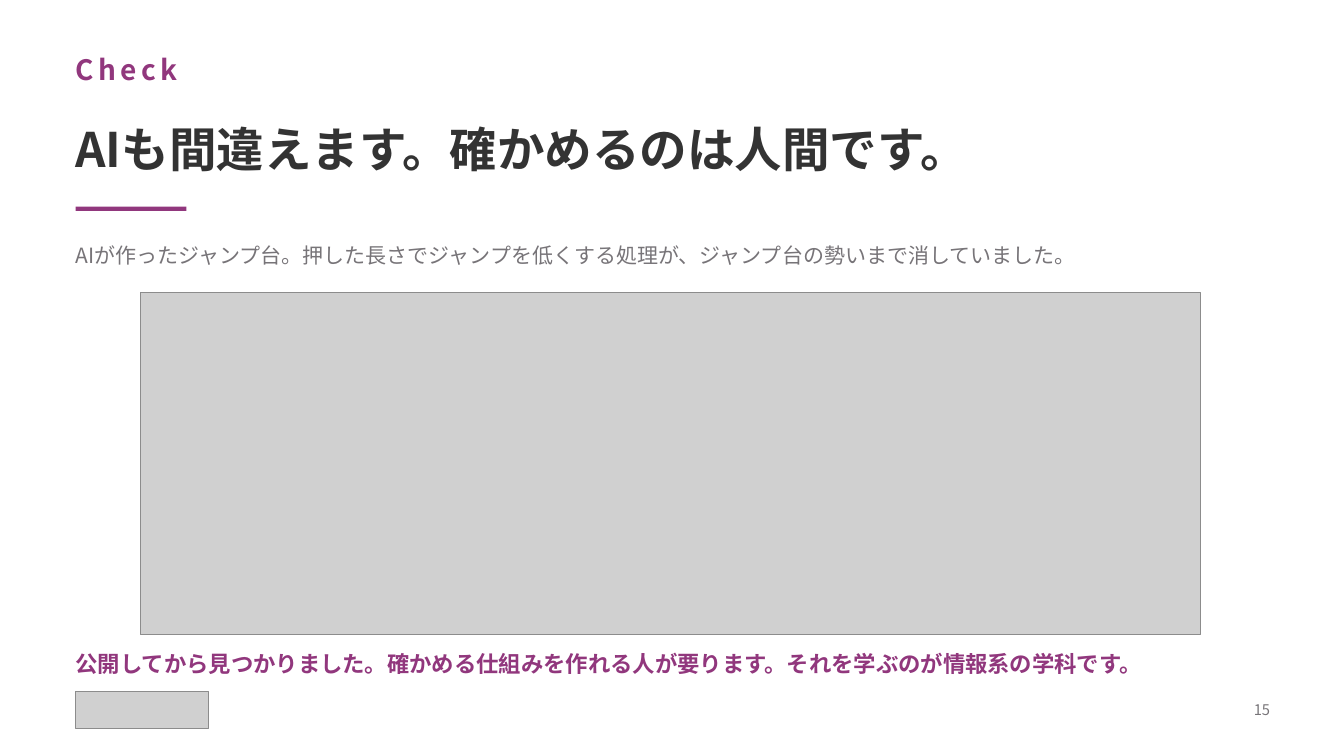
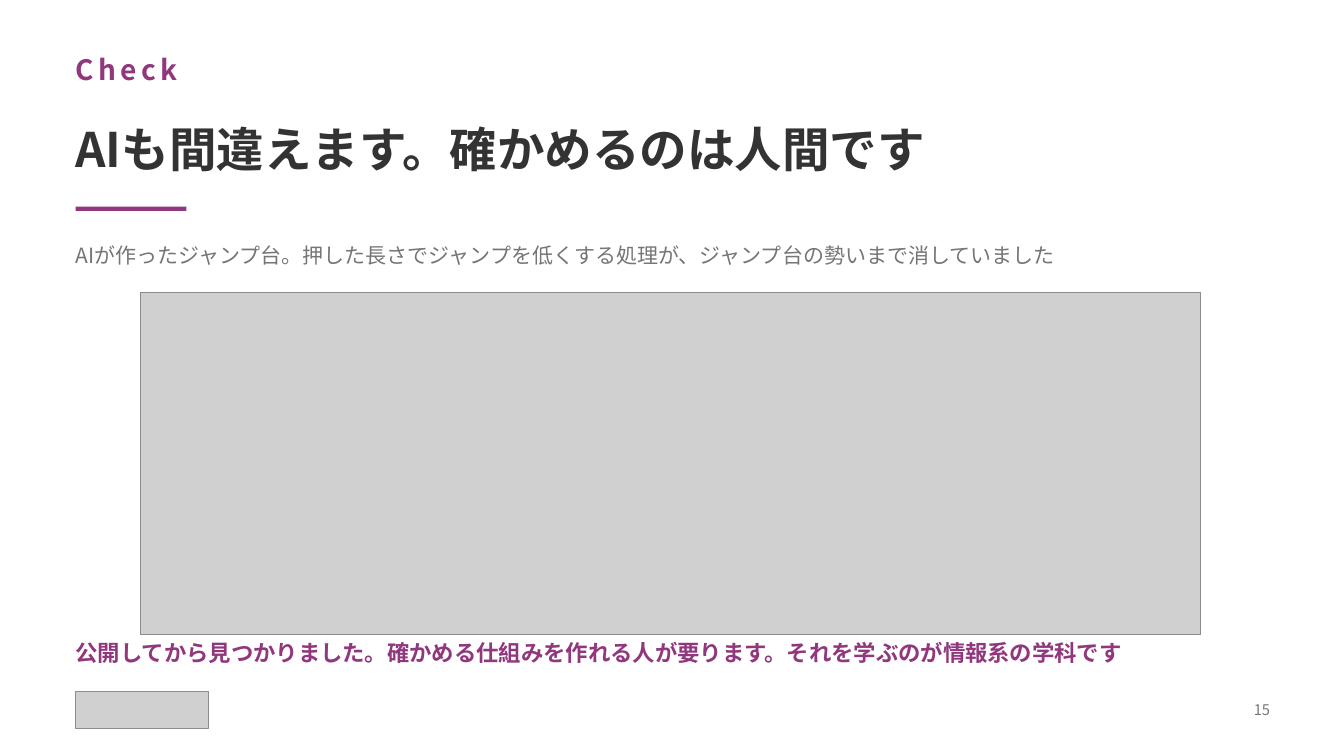
Before and after one commit to yutakaJssst/narashino-visit-2, a slide deck: slide 15 of slides/nichinara20260908.pptx. Drawn at 1344x756 pixels with LibreOffice and Linux fonts; fonts in the diff are those of the drawing; grey boxes stand for pictures. Boxes give left, top, right and bottom in pixels: in the first picture for what was removed or moved away, otherwise in the second. Text is boxed around its words. In the diff, an @@ line names an element or a change of style, - is before the commit and + after.

```diff
--- a/slides/nichinara20260908.pptx
+++ b/slides/nichinara20260908.pptx
@@ text at [76, 126, 926, 172]: text changed @@
-AIも間違えます。確かめるのは人間です。
+AIも間違えます。確かめるのは人間です
@@ text at [76, 245, 1055, 265]: text changed @@
-AIが作ったジャンプ台。押した長さでジャンプを低くする処理が、ジャンプ台の勢いまで消していました。
+AIが作ったジャンプ台。押した長さでジャンプを低くする処理が、ジャンプ台の勢いまで消していました
@@ text at [76, 642, 1122, 663]: text changed @@
-公開してから見つかりました。確かめる仕組みを作れる人が要ります。それを学ぶのが情報系の学科です。
+公開してから見つかりました。確かめる仕組みを作れる人が要ります。それを学ぶのが情報系の学科です
```
Also in this commit, not shown: 15 other slides changed, 2 other files.
